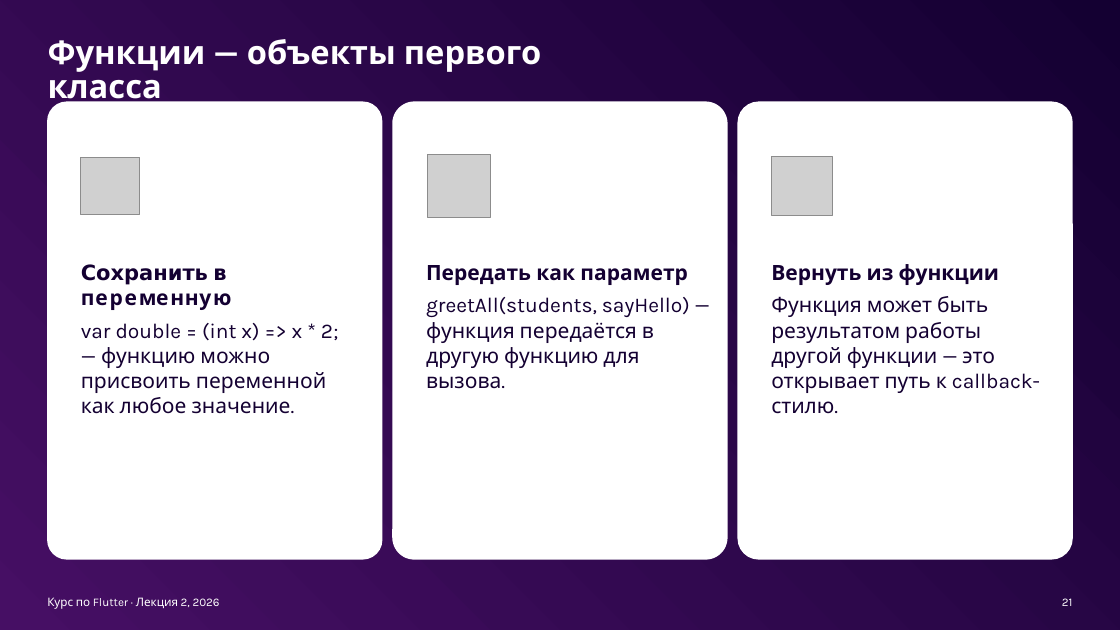
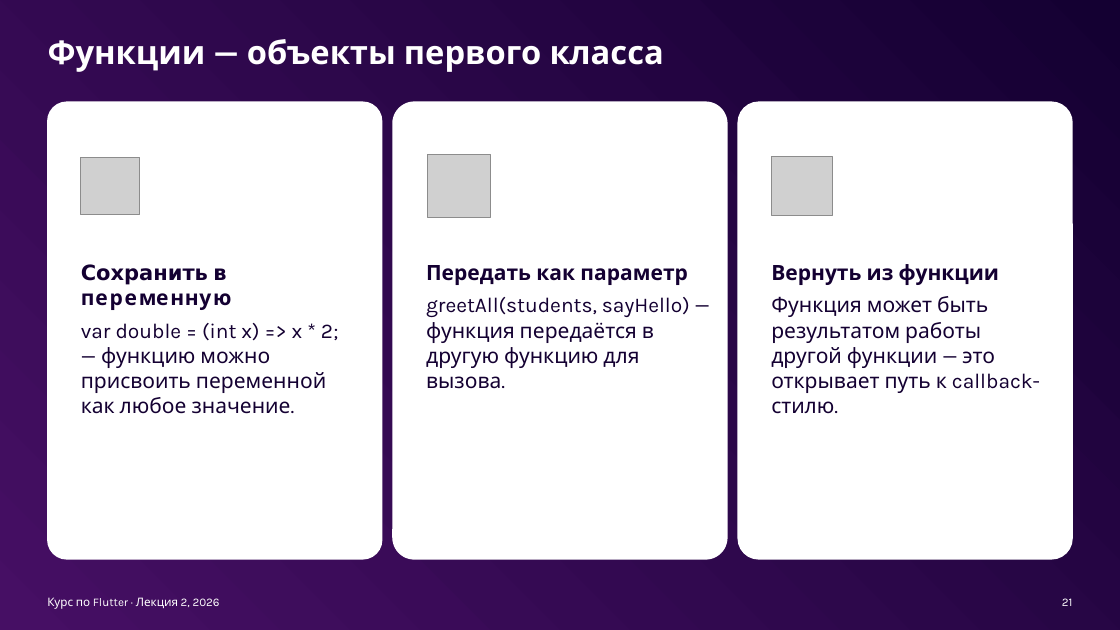
Before and after one commit to xander9112/university_flutter_course, a slide deck: slide 21 of Лекция 2 - Dart - Синтаксис и основы/Лекция 2 - Dart - Синтаксис и основы.pptx. Drawn at 1120x630 pixels with LibreOffice and Linux fonts; fonts in the diff are those of the drawing; grey boxes stand for pictures; background and template pictures are left out. Boxes give left, top, right and bottom in pixels: in the first picture for what was removed or moved away, otherwise in the second. Text is boxed around its words. In the diff, an @@ line names an element or a change of style, - is before the commit and + after.

```diff
--- a/Лекция 2 - Dart - Синтаксис и основы/Лекция 2 - Dart - Синтаксис и основы.pptx
+++ b/Лекция 2 - Dart - Синтаксис и основы/Лекция 2 - Dart - Синтаксис и основы.pptx
@@ title "Функции — объекты первого класса" rewrapped from (48,39,541,108) to (48,39,664,72) @@
```
Also in this commit, not shown: 9 other slides changed.
